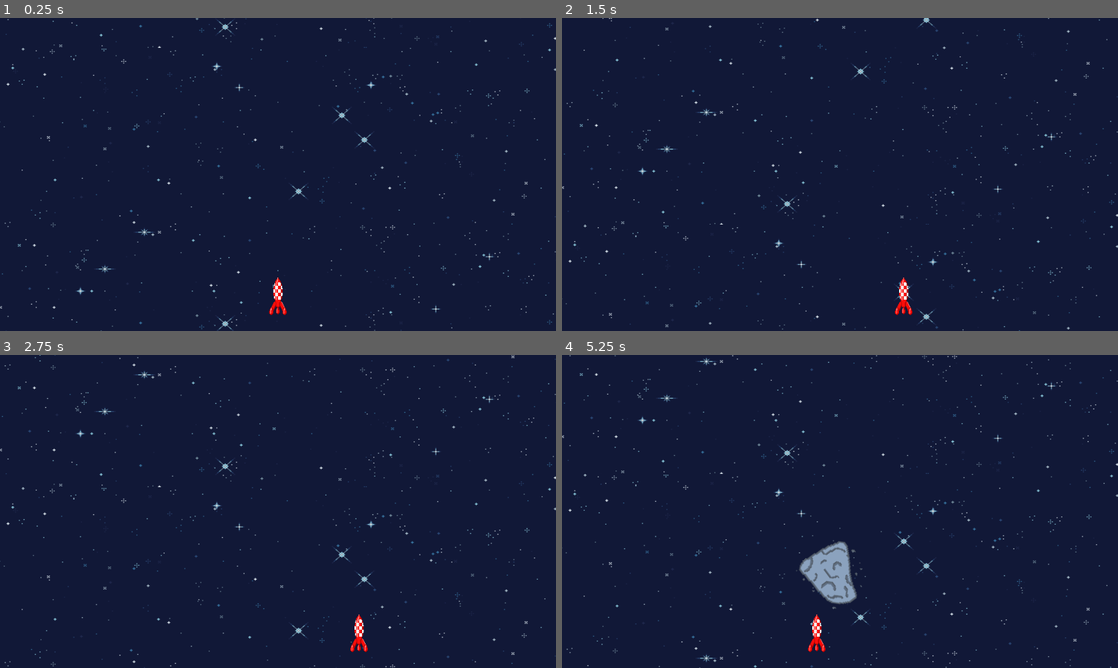
Above: before the commit, frames 1-4 (two rows, left to right).
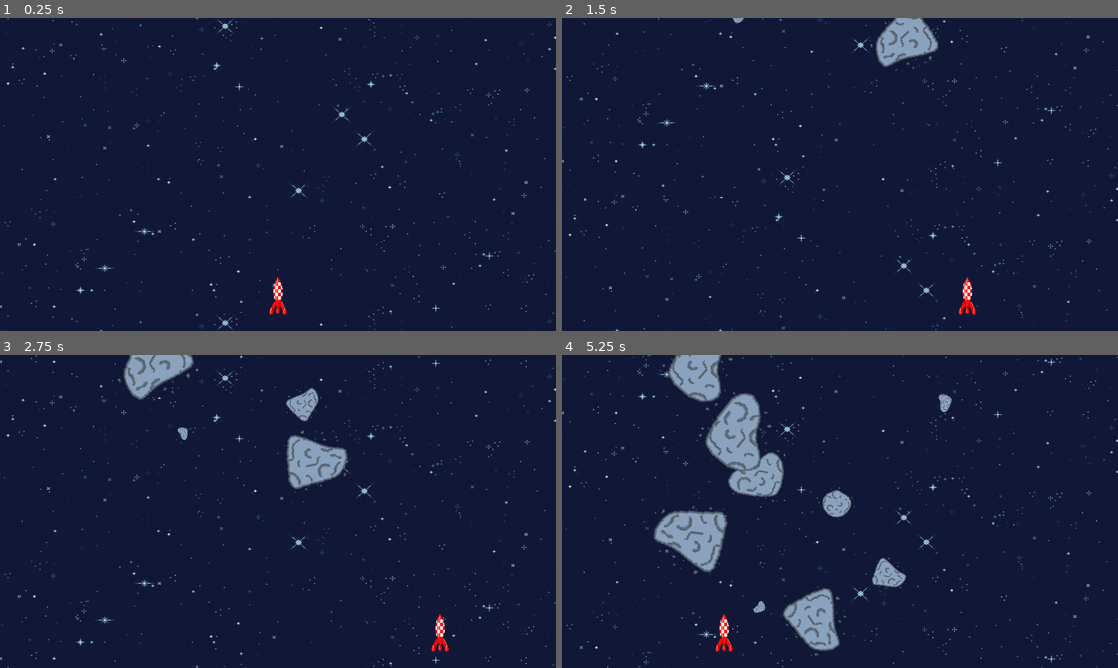
Above: after the commit, the same moments.

Repository: Zenika/tomato-rocket
Game: Godot game, scene res://scenes/race_screen.tscn
Same seed, same stepped clock (60 frames per second), same inputs: the game is played once before the commit and once after it.
Inputs:
- Up to frame 1 (0.25 s): no input
- Up to frame 2 (1.5 s): hold Right (move_right) 0.53-1.28 s; hold Left (move_left) from 1.28 s (still down)
- Up to frame 3 (2.75 s): release Left (move_left) at 2.03 s; hold Right (move_right) from 2.03 s (still down)
- Up to frame 4 (5.25 s): release Right (move_right) at 3.53 s; hold Left (move_left) from 3.53 s (still down)

The runs differ from the first frame. In frame 1, 1.3% of the frame differs, in the area x 0-100%, y 0-100%; in frame 2, 3.7%; in frame 3, 5.4%; in frame 4, 11%.

Commit message:
feat: affinages 🕹️

Diff:
--- a/actors/enemy.gd
+++ b/actors/enemy.gd
@@ -7,9 +7,8 @@
 var velocity = Vector2.ZERO
 @onready var animated_sprite = %AnimatedSprite2D
 
-
 func _ready():
-	animated_sprite.animation = "asteroid" + str(randi_range(1,3))
+	animated_sprite.animation = "asteroid" + str(randi_range(1, 3))
 	rotation = randf() * PI
 	var scale_ratio = randf_range(0.5, 4)
 	scale = Vector2(scale_ratio, scale_ratio)
@@ -25,6 +24,7 @@
 
 # Called every frame. 'delta' is the elapsed time since the previous frame.
 func _process(delta):
+	rotation += 8 * delta
 	vertical_speed = get_parent().vertical_speed
 	position += delta * velocity * vertical_speed
 
@@ -35,3 +35,6 @@
 	if body is Player:
 		get_parent().vertical_speed = 0
 		get_parent().finish_game()
+
+func _on_visible_on_screen_notifier_2d_screen_exited():
+	queue_free()
--- a/actors/enemy.tscn
+++ b/actors/enemy.tscn
@@ -48,4 +48,8 @@
 sprite_frames = SubResource("SpriteFrames_sbn1m")
 animation = &"asteroid2"
 
+[node name="VisibleOnScreenNotifier2D" type="VisibleOnScreenNotifier2D" parent="."]
+
 [connection signal="body_entered" from="." to="." method="_on_collision_polygon_2d_body_entered"]
+[connection signal="tree_exited" from="AnimatedSprite2D" to="." method="_on_animated_sprite_2d_tree_exited"]
+[connection signal="screen_exited" from="VisibleOnScreenNotifier2D" to="." method="_on_visible_on_screen_notifier_2d_screen_exited"]
--- a/actors/player.gd
+++ b/actors/player.gd
@@ -1,7 +1,7 @@
 extends StaticBody2D
 
 class_name Player
-var lateral_speed = 400
+var lateral_speed = 800
 var screen_size
 
 func start(pos):
--- a/objects/background.gd
+++ b/objects/background.gd
@@ -4,9 +4,10 @@
 var c = 2
 
 func _process(delta: float) -> void:
-	var camera_velocity = Vector2(0, vertical_speed * c)
+	var camera_velocity = Vector2(0, min(vertical_speed, 500) * c)
+	print(camera_velocity)
 	var new_offset: Vector2 = get_scroll_offset() + camera_velocity * delta
-	set_scroll_offset( new_offset )
+	set_scroll_offset(new_offset)
 
 func set_vertical_speed(speed):
 	vertical_speed = speed
--- a/scenes/race_screen.gd
+++ b/scenes/race_screen.gd
@@ -3,7 +3,7 @@
 @export var enemy_scene: PackedScene
 @export var finish_line_scene: PackedScene
 @export var vertical_speed = 200
-const speed_multiplicator = 50
+const speed_multiplicator = 10
 var is_finished = false
 
 const race_length = 100000
--- a/scenes/race_screen.tscn
+++ b/scenes/race_screen.tscn
@@ -31,7 +31,7 @@
 offset_bottom = 40.0
 
 [node name="EnemyTimer" type="Timer" parent="."]
-wait_time = 3.0
+wait_time = 0.52
 
 [node name="EnemyAreaPath" type="Path2D" parent="."]
 position = Vector2(15, -203)
